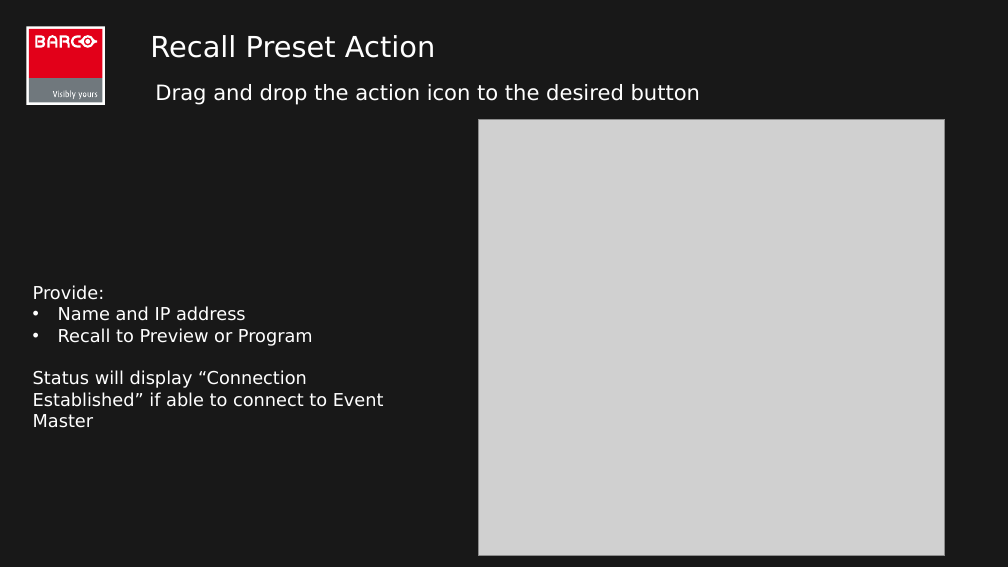
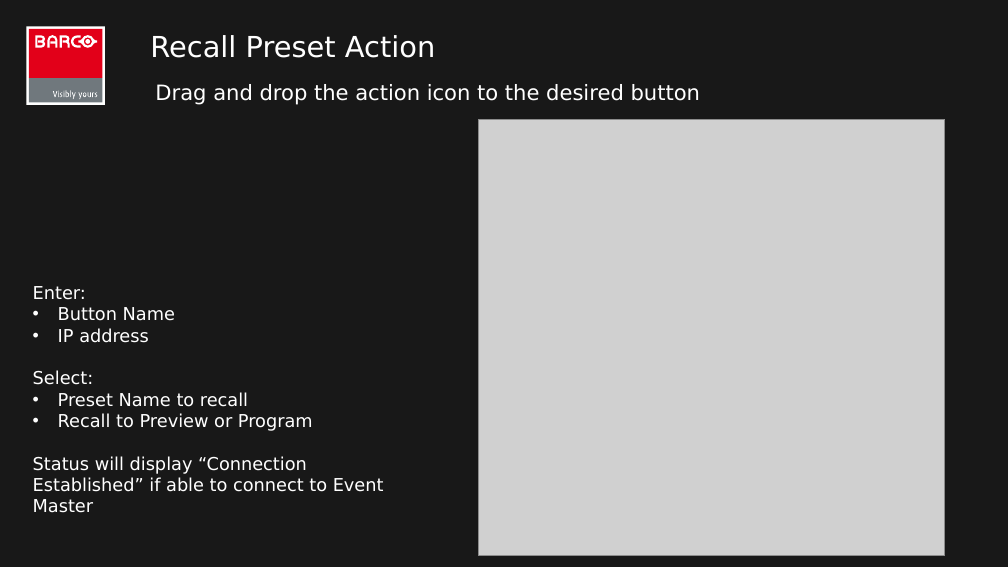
Before and after one commit to robbie78669/streamdeck-eventmaster, a slide deck: slide 7 of Stream Deck for Event Master v2.1.pptx. Drawn at 1008x567 pixels with LibreOffice and Linux fonts; fonts in the diff are those of the drawing; grey boxes stand for pictures. Boxes give left, top, right and bottom in pixels: in the first picture for what was removed or moved away, otherwise in the second. Text is boxed around its words. In the diff, an @@ line names an element or a change of style, - is before the commit and + after.

Commit message:
v2.3 commit
bug fixes :
1. >2 destinations would get into nested loop (for loop using same index i)
2. Quick pressing action would create willdisappear message with null settings

```diff
--- a/Stream Deck for Event Master v2.1.pptx
+++ b/Stream Deck for Event Master v2.1.pptx
@@ text at (33,286,248,407): text changed @@
-Provide:
-• Name and IP address
+Enter:
+• Button Name
+• IP address
+Select:
+• Preset Name to recall
```
Also in this commit, not shown: 6 other slides changed, 3 other files.
